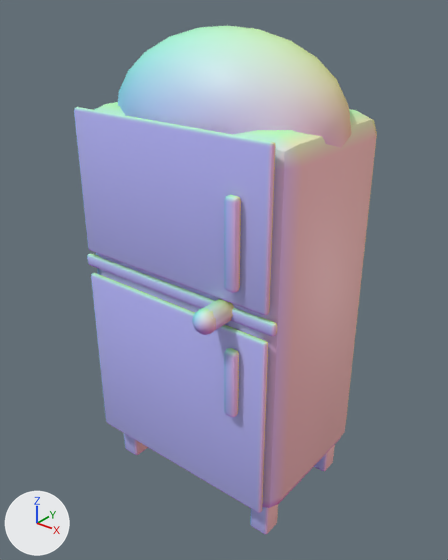
A saved change to the glTF model game/art3d/props/fridge.glb.
Camera for both pictures: a camera (50 mm lens) standing at (1.138, -1.428, 1.633) and looking at (0.018, -0.03, 0.766). Arrows for +X, +Y and +Z are at lower left; the lights stay in place. The older version comes first. Vertices at exactly the same position are counted once.

The first picture shows 'fridge'.
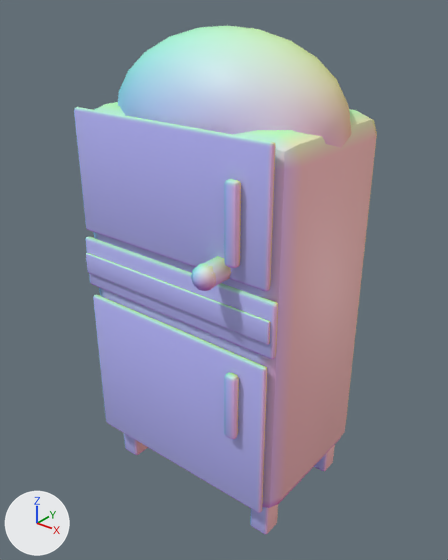
Location of each change, [x1, y1, x2, y2] in pixels of the pictures (448 x 560 px; the box of a moved part takes in the faces that stretch with it):
```json
{"part": 1, "of": "me_fridge", "change": "added", "after": [86, 253, 270, 345], "on screen": "blue"}
{"part": 2, "of": "me_fridge", "change": "moved or reshaped", "before": [224, 348, 239, 417], "after": [224, 179, 241, 268]}
{"part": 3, "of": "me_fridge", "change": "moved or reshaped", "before": [224, 195, 241, 293], "after": [224, 372, 239, 439]}
{"part": 4, "of": "me_fridge", "change": "added", "after": [191, 263, 216, 291]}
{"part": 5, "of": "me_fridge", "change": "deleted", "before": [201, 299, 234, 330]}
{"part": 6, "of": "me_fridge", "change": "moved or reshaped", "before": [74, 111, 277, 512], "after": [74, 111, 278, 512]}
{"part": 7, "of": "me_fridge", "change": "recoloured", "before": [87, 255, 277, 336], "after": [85, 238, 278, 359]}
```

Scene script edits in JSON lines:
```json
{"block": "me_fridge", "where": "# used by ob_fridge; location = (0.0, 0.0, 0.0)"}
{"op": "remove", "block": "me_fridge", "code": "me_fridge.from_pydata(...)  # 898 vertices, 1744 faces; spans x -0.38..0.38, y -0.37..0.27, z 0.0..1.52"}
{"op": "add", "block": "me_fridge", "code": "me_fridge.from_pydata(...)  # 954 vertices, 1852 faces; spans x -0.38..0.38, y -0.37..0.27, z 0.0..1.52"}
{"block": "me_fridge", "change": "me_fridge part 1: the loose piece of 56 vertices spanning x -0.35..0.35, y -0.27..-0.25, z 0.85..1.3 is copied, and the copy is scaled about its middle by (1.04, 0.5, 0.148), then moved by (0.0, -0.01, -0.27); it spans x -0.36..0.36, y -0.27..-0.26, z 0.77..0.84"}
{"block": "me_fridge", "change": "me_fridge part 2: the loose piece of 56 vertices spanning x 0.23..0.27, y -0.3..-0.27, z 0.5..0.72 is moved by (0.0, 0.0, 0.48)"}
{"block": "me_fridge", "change": "me_fridge part 3: the loose piece of 56 vertices spanning x 0.23..0.27, y -0.3..-0.27, z 0.9..1.16 is scaled about its middle by (1, 1, 0.838), then moved by (0.0, 0.0, -0.5)"}
{"block": "me_fridge", "change": "me_fridge part 4: a new loose piece, a UV sphere (10 segments, 6 rings, poles along z) spanning x 0.164..0.236, y -0.369..-0.301, z 0.909..0.981, in mat_defaultmaterial"}
{"block": "me_fridge", "change": "me_fridge part 5: the loose piece of 20 vertices spanning x 0.17..0.23, y -0.34..-0.24, z 0.78..0.85 is deleted"}
{"block": "me_fridge", "change": "me_fridge part 6"}
{"block": "me_fridge", "change": "47 vertices are removed from x 0.16..0.24, y -0.37..-0.3, z 0.78..0.85"}
{"block": "me_fridge", "change": "100 faces are deleted"}
{"block": "me_fridge", "change": "28 vertices in x -0.37..0.37, y -0.26..-0.24, z 0.79..0.8 move by (0.0, 0.0, -0.07)"}
{"block": "me_fridge", "change": "28 vertices in x -0.37..0.37, y -0.26..-0.24, z 0.82..0.83 move by (0.0, 0.0, 0.06)"}
{"block": "me_fridge", "change": "28 vertices in x -0.35..0.35, y -0.27..-0.25, z 0.85..0.86 move by (0.0, 0.0, 0.07)"}
{"block": "me_fridge", "change": "28 vertices in x -0.35..0.35, y -0.27..-0.25, z 0.76..0.77 move by (0.0, 0.0, -0.08)"}
{"block": "me_fridge", "change": "5 vertices move from x 0.17..0.21, y -0.32..-0.31, z 0.83..0.85 to x 0.17..0.23, y -0.34..-0.24, z 0.91..0.92"}
{"block": "me_fridge", "change": "15 vertices are added at x 0.17..0.23, y -0.34..-0.24, z 0.91..0.98"}
{"block": "me_fridge", "change": "36 new faces join them"}
{"block": "me_fridge", "change": "me_fridge part 7: 66 kept faces spanning x -0.37..0.37, y -0.26..-0.24, z 0.72..0.89 get new vertex colours"}
```
